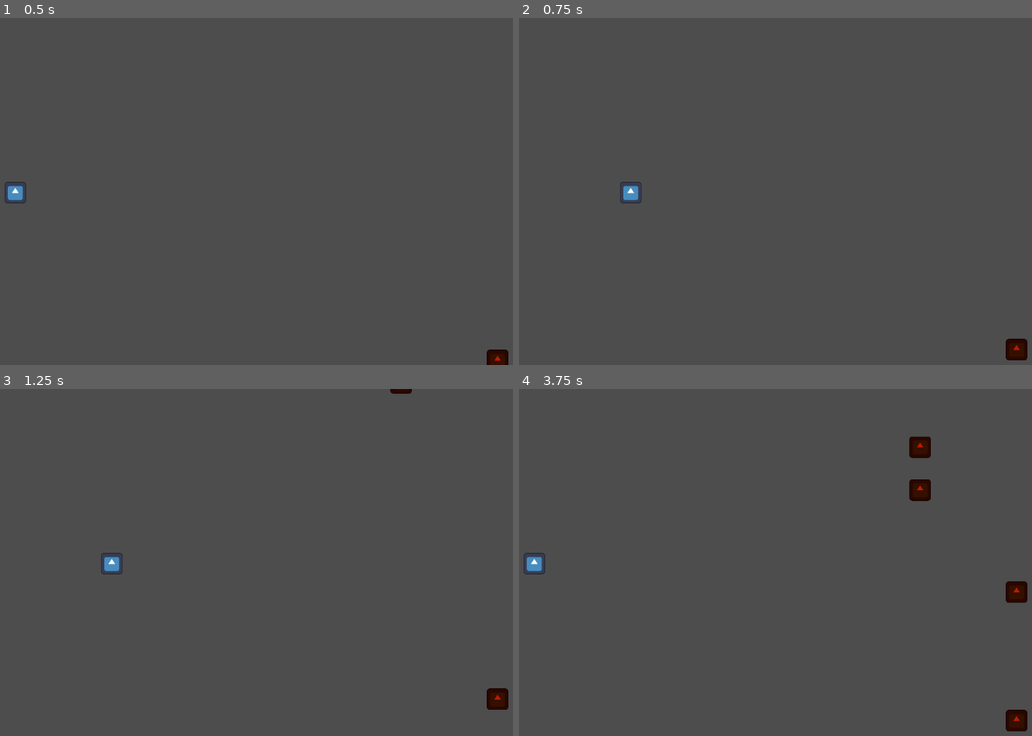
Above: before the commit, frames 1-4 (two rows, left to right).
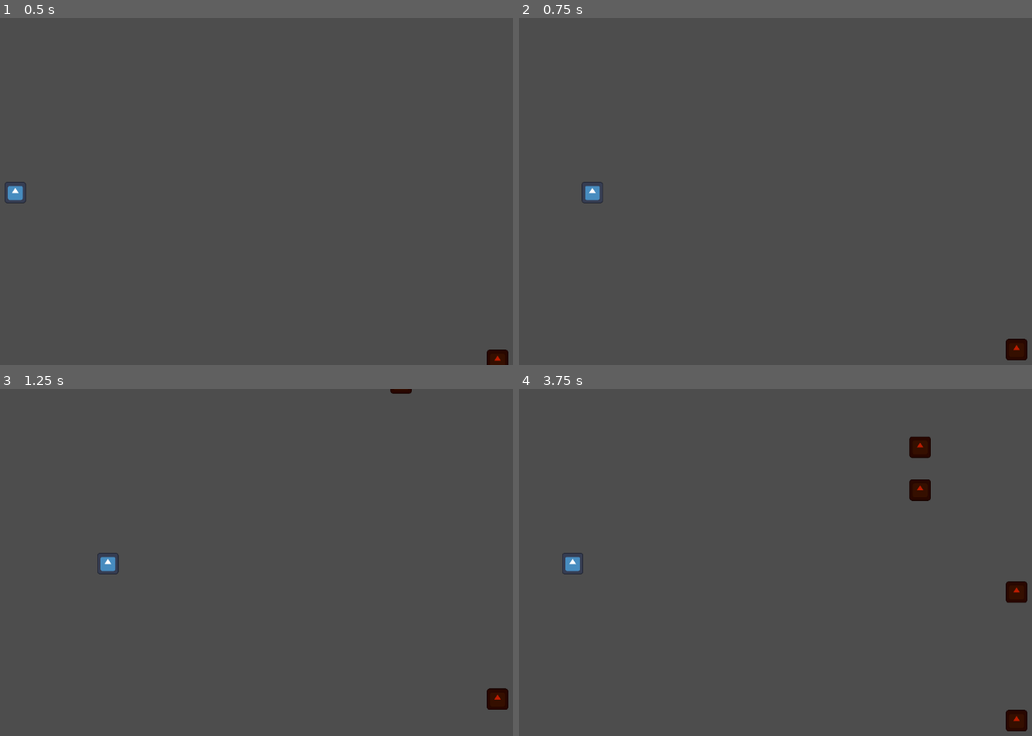
Above: after the commit, the same moments.

Repository: AuroraFreire/horizons-europa
Game: Godot game, scene res://world.tscn
Same seed, same stepped clock (60 frames per second), same inputs: the game is played once before the commit and once after it. The engine's default icon, where the game draws it, is replaced by a stand-in: a white triangle on a blue panel in a dark square.
Inputs:
- Up to frame 1 (0.5 s): no input
- Up to frame 2 (0.75 s): hold D (right) from 0.53 s (still down)
- Up to frame 3 (1.25 s): keep holding D (right)
- Up to frame 4 (3.75 s): release D (right) at 1.28 s; hold A (left) 1.28-2.03 s; hold D (right) 2.03-3.53 s; hold A (left) from 3.53 s (still down)

Frame 1 is identical in both runs. In frame 2, 0.4% of the frame differs, in the area x 12-24%, y 47-54%; in frame 3, 0.1%; in frame 4, 0.4%.

Commit message:
smooth lerp of moving

Diff:
--- a/player.gd
+++ b/player.gd
@@ -4,9 +4,11 @@
 @export var lanes_amount = 6
 var lane_index = 0
 var position_offset: Vector2
+var target_pos
 
 func _ready():
 	position_offset = position
+	target_pos = position.x
 
 
 func _process(delta: float) -> void:
@@ -16,7 +18,9 @@
 		lane_index -= 1
 	lane_index = clamp(lane_index,0,lanes_amount-1)
 
-	position.x = lane_index*lanes_distance+position_offset.x
+	target_pos = lane_index*lanes_distance+position_offset.x
+
+	position.x = lerp(position.x,target_pos,1.0-0.01**(delta))
 
 
 func _on_area_2d_area_entered(area: Area2D) -> void:
